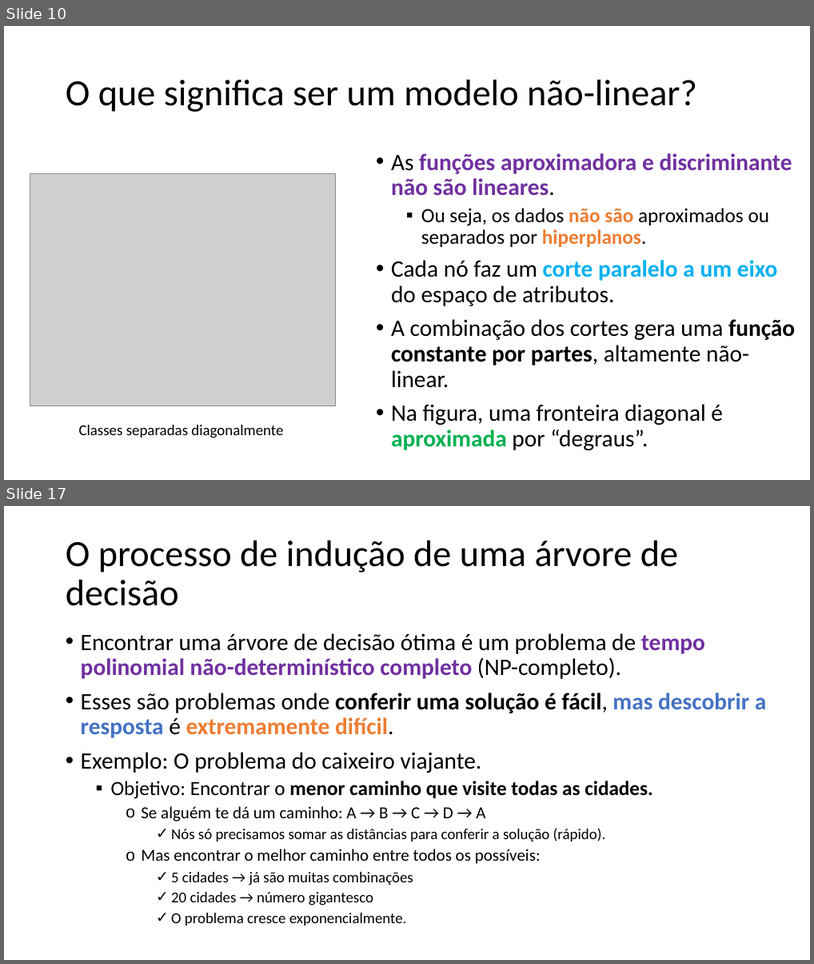
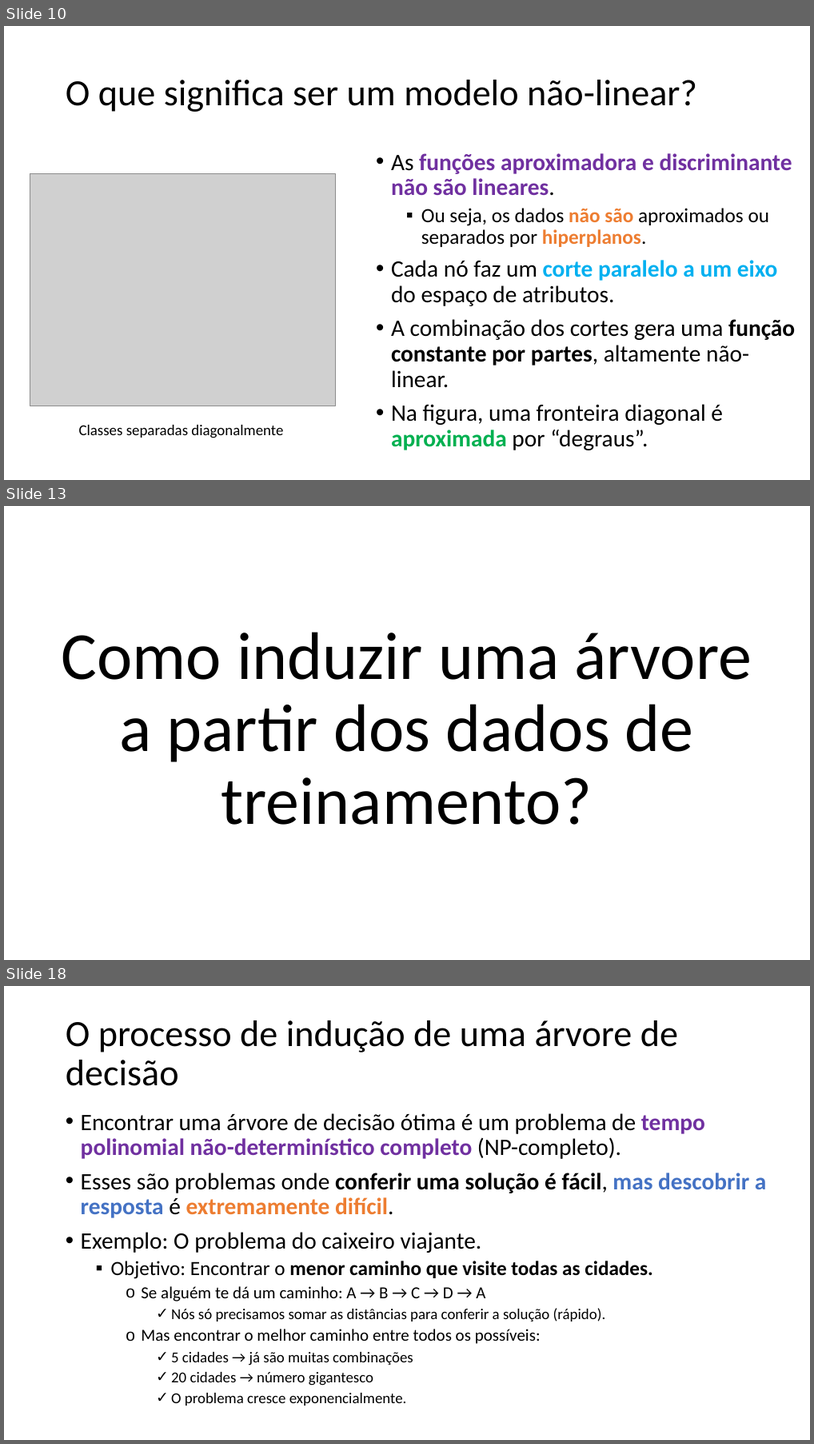
Before and after one commit to zz4fap/c24_inteligencia_artificial, a slide deck: slides/C24_Árvores_de_decisão.pptx. Shown one above the other, each under a label of ours: slides 10 and 17 before the commit, slides 10, 13 and 18 after it; the slides between them are not shown. The pictures are 814x964 and 814x1444 pixels, drawn with LibreOffice and Linux fonts; fonts in the diff are those of the drawing; grey boxes stand for pictures. Boxes give left, top, right and bottom in pixels: in the first picture for what was removed or moved away, otherwise in the second. Text is boxed around its words. In the diff, an @@ line names an element or a change of style, - is before the commit and + after.

```diff
--- a/slides/C24_Árvores_de_decisão.pptx
+++ b/slides/C24_Árvores_de_decisão.pptx
@@ slide 13 added at bbox=[4, 506, 810, 960], background #FFFFFF @@
@@ text added at bbox=[62, 632, 753, 824], 80 pt, text #000000 @@
+Como induzir uma árvore a partir dos dados de treinamento?
@@ what was slide 17 is now slide 18 @@
```
Also in this commit, not shown: 1 slide changed, 3 other slides added, 3 slides removed.
